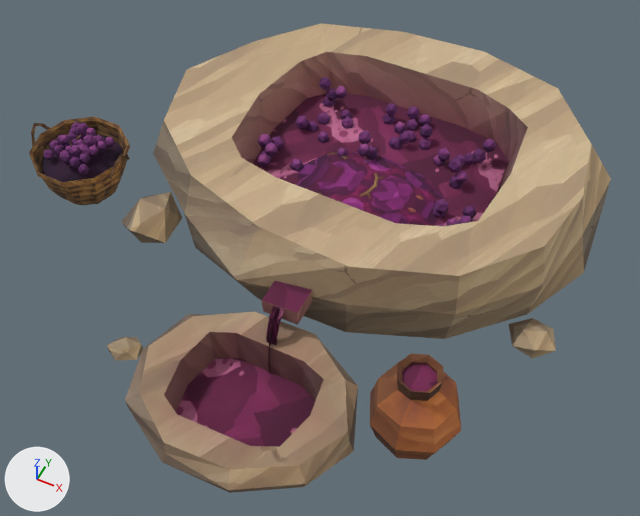
The glTF model assets-vila/lagar/lagar.glb: old version first, new version second.
Camera for both pictures: a 50 mm camera at (1.58, 44.36, 4.15) aimed at (-0.11, 47.74, -0.07). The axes (+X, +Y, +Z) are drawn at lower left. The lights are the same throughout. The older version comes first. Vertices at exactly the same position are counted once.

Objects in the first picture: 'Lagar_Bagaco', 'Lagar_CestoUvas', 'Lagar_Fio', 'Lagar_Jarro', 'Lagar_Rocha', 'Lagar_SucoColeta', 'Lagar_SucoJarro', 'Lagar_SucoTanque', 'Lagar_Uvas_1', 'Lagar_Uvas_2', 'Lagar_Uvas_3' and 3 more.
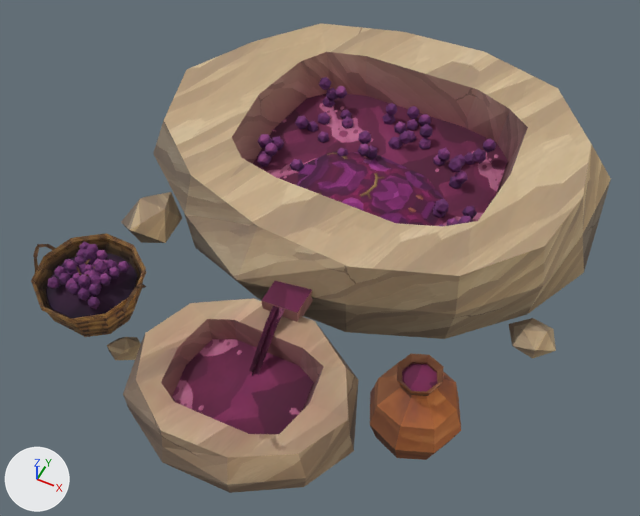
The change, as a diff of the scene's bpy script:
```diff
--- a/assets-vila/lagar/lagar.glb.py
+++ b/assets-vila/lagar/lagar.glb.py
@@ me_lagar_fio @@
 # used by ob_lagar_fio; location = (0.0, 47.01, 0.3)
 # before: 2 (-0.035, -0.06, -0.05) at pixel (268, 318), 3 (0.035, -0.06, -0.05) at pixel (279, 322), 6 (-0.032, -0.12, -0.3), 7 (0.032, -0.12, -0.3), 8 (-0.03, -0.13, -0.44) at pixel (266, 368)
 # before: 9 (0.03, -0.13, -0.44), 12 (0.0, -0.095, -0.05) at pixel (271, 324), 17 (0.0, -0.088, -0.3), 18 (0.0, -0.16, -0.44) at pixel (268, 373), 19 (0.0, -0.1, -0.44)
-me_lagar_fio.from_pydata(...)  # 20 vertices, 32 faces; spans x -0.036..0.036, y -0.16..0.036, z -0.44..0.0
-me_lagar_fio.vertices[4].co = (-0.034, -0.1, -0.16)  # pixel (266, 335)
-me_lagar_fio.vertices[5].co = (0.034, -0.1, -0.16)  # pixel (276, 339)
-me_lagar_fio.vertices[13].co = (0.0, -0.025, -0.05)
-me_lagar_fio.vertices[14].co = (0.0, -0.134, -0.16)  # pixel (268, 341)
-me_lagar_fio.vertices[15].co = (0.0, -0.066, -0.16)
-me_lagar_fio.vertices[16].co = (0.0, -0.152, -0.3)  # pixel (268, 358)
+me_lagar_fio.from_pydata(...)  # 20 vertices, 32 faces; spans x -0.036..0.036, y -0.34..0.036, z -0.235..0.0
+# me_lagar_fio part 1
+for i in [8, 9, 18, 19]: me_lagar_fio.vertices[i].co += Vector((0.0, -0.18, 0.205))
+for i in [6, 7, 17]: me_lagar_fio.vertices[i].co += Vector((0.0, -0.13, 0.12))
+for i in [2, 3, 12]: me_lagar_fio.vertices[i].co += Vector((0.0, -0.02, 0.01))
+me_lagar_fio.vertices[4].co = (-0.033, -0.17, -0.11)  # pixel (259, 339)
+me_lagar_fio.vertices[5].co = (0.033, -0.17, -0.11)  # pixel (270, 343)
+me_lagar_fio.vertices[13].co = (0.0, -0.045, -0.04)
+me_lagar_fio.vertices[14].co = (0.0, -0.203, -0.11)  # pixel (262, 345)
+me_lagar_fio.vertices[15].co = (0.0, -0.137, -0.11)
+me_lagar_fio.vertices[16].co = (0.0, -0.281, -0.18)  # pixel (255, 363)
 me_lagar_fio.materials.append(mat_lagar)
@@ me_lagar_rocha @@
 # used by ob_lagar_rocha; location = (0.0, 48.0, 0.0)
-me_lagar_rocha.from_pydata(...)  # 166 vertices, 288 faces; spans x -1.42..1.45, y -1.95..1.6, z -0.43..0.56
+me_lagar_rocha.from_pydata(...)  # 166 vertices, 288 faces; spans x -1.42..1.45, y -1.95..1.6, z -0.07..0.56
+# me_lagar_rocha part 2: 10 of the vertices in x -0.66..0.64, y -1.95..-0.91, z 0.0..0.04 are moved by (0.0, 0.0, 0.06)
+# me_lagar_rocha part 3: all 20 vertices in x -0.61..0.63, y -1.9..-0.94, z 0.08..0.11 are moved by (0.0, 0.0, 0.12)
+# me_lagar_rocha part 4: all 11 vertices in x -0.36..0.36, y -1.7..-1.14, z -0.43..-0.41 are moved by (0.0, 0.0, 0.46)
 me_lagar_rocha.materials.append(mat_lagar)
@@ ob_lagar_cestouvas @@
 ob_lagar_cestouvas = bpy.data.objects.new('Lagar_CestoUvas', me_lagar_cestouvas)
-ob_lagar_cestouvas.location = (-1.75, 47.55, 0.0)
+ob_lagar_cestouvas.location = (-1.05, 46.7, 0.0)
@@ ob_lagar_sucocoleta @@
 ob_lagar_sucocoleta = bpy.data.objects.new('Lagar_SucoColeta', me_lagar_sucocoleta)
-ob_lagar_sucocoleta.location = (0.0, 46.58, -0.14)
+ob_lagar_sucocoleta.location = (0.0, 46.58, 0.065)
```

What differs and where, as boxes [x1, y1, x2, y2] in the pictures (640 x 516 px; the box of a moved part takes in the faces that stretch with it):
'Lagar_CestoUvas', moved: before [29, 117, 130, 205]; after [31, 233, 146, 337]
'Lagar_SucoColeta', moved: before [176, 358, 316, 447]; after [172, 339, 314, 434]
'Lagar_Fio', reshaped (85% wider): before [266, 306, 285, 373]; after [249, 306, 285, 377]
part 2 of me_lagar_rocha, moved or reshaped: before [125, 314, 358, 493]; after [123, 323, 358, 493]
part 3 of me_lagar_rocha, moved or reshaped: before [139, 312, 348, 469]; after [136, 298, 348, 457]
part 4 of me_lagar_rocha, moved or reshaped: before [164, 332, 324, 412]; after [161, 319, 324, 410]
